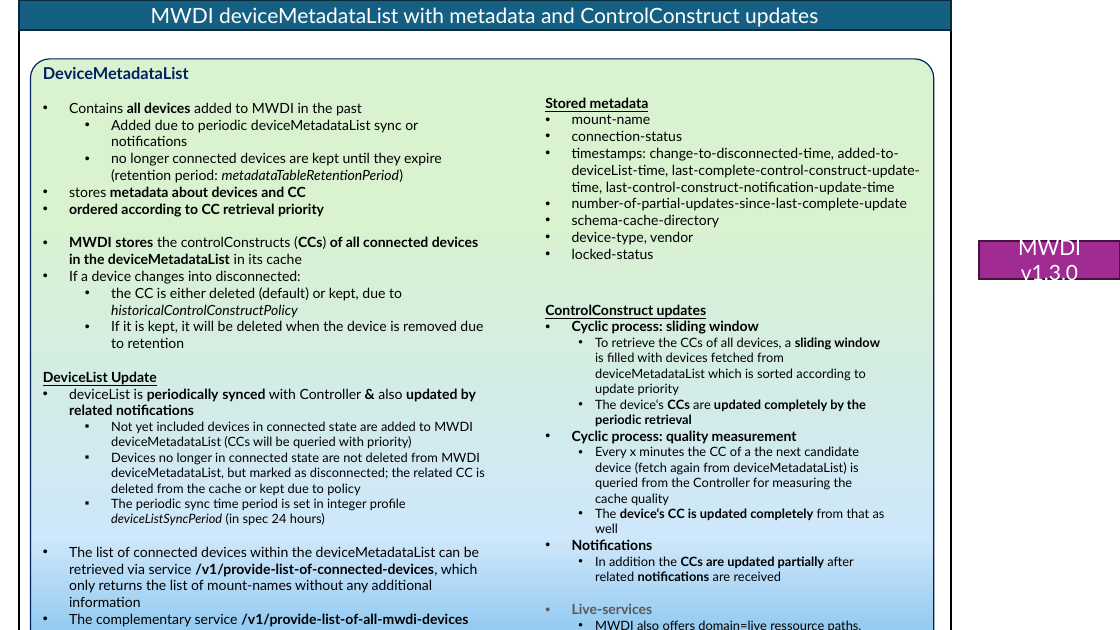
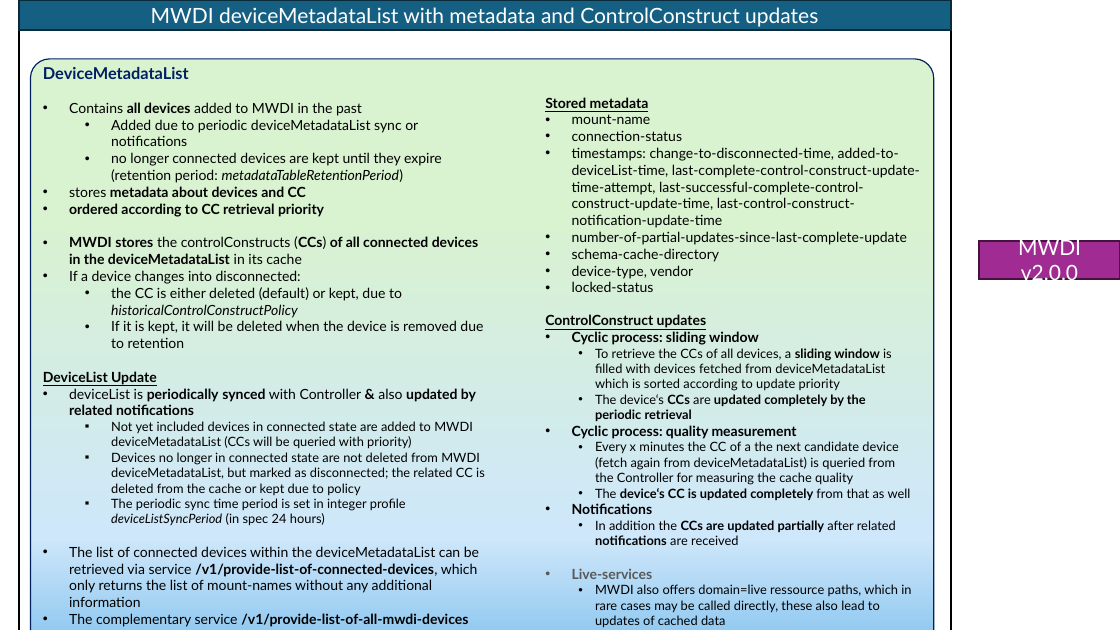
Before and after one commit to openBackhaul/MicroWaveDeviceInventory, a slide deck: slide 1 of spec/additionalDescription/pictures/MetadataPics.pptx. Drawn at 1120x630 pixels with LibreOffice and Linux fonts; fonts in the diff are those of the drawing. Boxes give left, top, right and bottom in pixels: in the first picture for what was removed or moved away, otherwise in the second. Text is boxed around its words. In the diff, an @@ line names an element or a change of style, - is before the commit and + after.

```diff
--- a/spec/additionalDescription/pictures/MetadataPics.pptx
+++ b/spec/additionalDescription/pictures/MetadataPics.pptx
@@ text at (x1=572, y1=147, x2=920, y2=228): text changed @@
-• timestamps: change-to-disconnected-time, added-to-deviceList-time, last-complete-control-construct-update-time, last-control-construct-notification-update-time
+• timestamps: change-to-disconnected-time, added-to-deviceList-time, last-complete-control-construct-update-time-attempt, last-successful-complete-control-construct-update-time, last-control-construct-notification-update-time
@@ text in rectangle at (x1=1018, y1=237, x2=1081, y2=285): text changed @@
-MWDI v1.3.0
+MWDI v2.0.0
@@ text "ControlConstruct updates" rewrapped from (x1=545, y1=304, x2=885, y2=614) to (x1=545, y1=314, x2=911, y2=628) @@
```
Also in this commit, not shown: 3 other slides changed, 8 other files.
